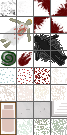
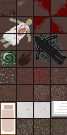
Layered file, before and after one edit (67 × 135). Changes by layer:
painted on "blood_springe2" over [34, 68, 50, 84]
painted on "blood_springe" over [17, 68, 33, 84]
painted on "Ebene 8" over [0, 68, 15, 84]
showed "Hintergrund" over [0, 0, 67, 135]
